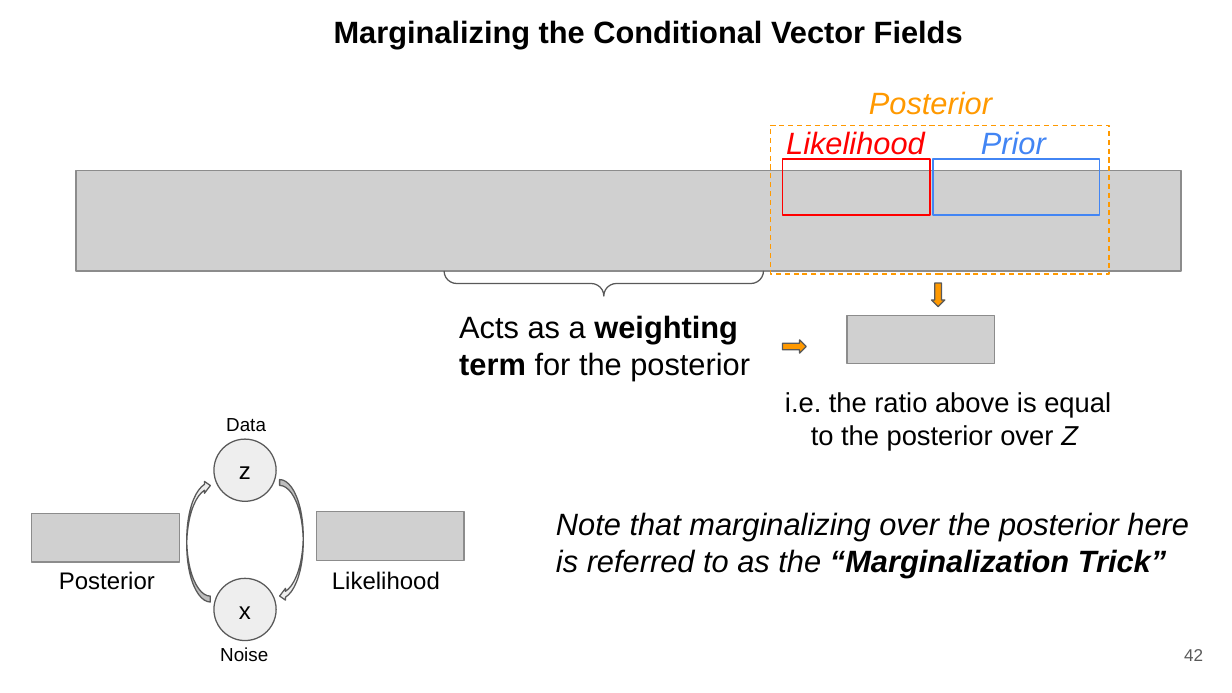
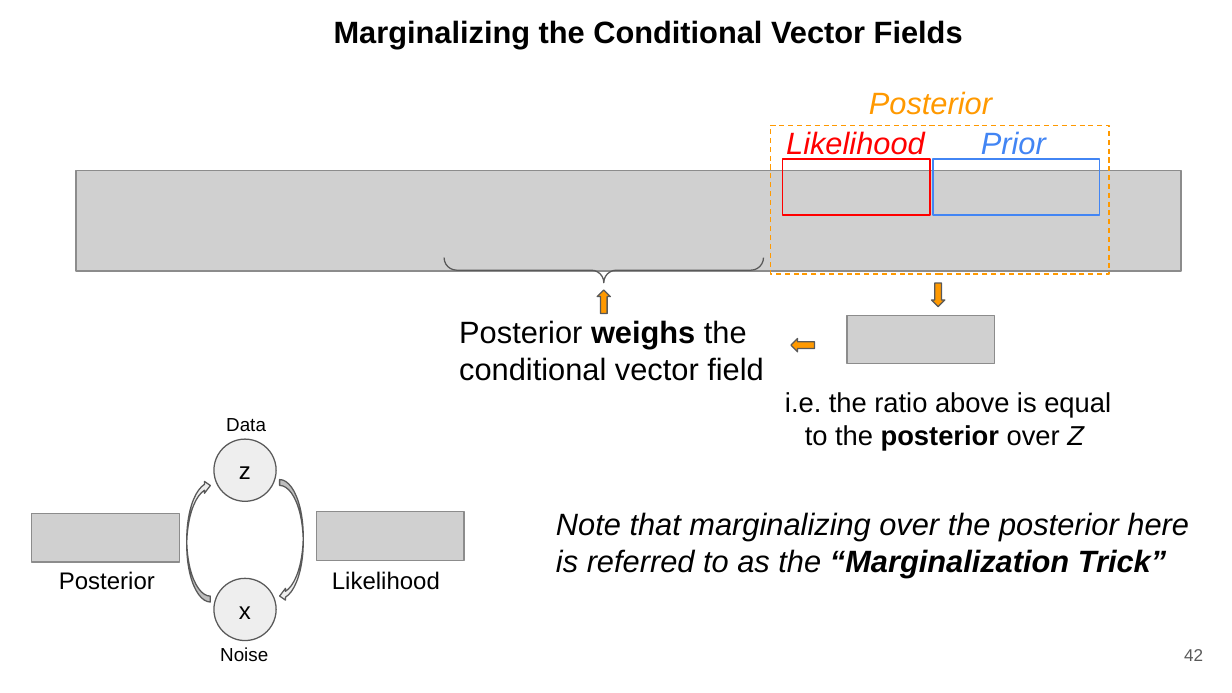
Before and after one commit to ducspe/DCPresentations, a slide deck: slide 42 of UnderstandingDiffusion/UnderstandingDiffusion.pptx. Drawn at 1232x693 pixels with LibreOffice and Linux fonts; fonts in the diff are those of the drawing; grey boxes stand for pictures. Boxes give left, top, right and bottom in pixels: in the first picture for what was removed or moved away, otherwise in the second. Text is boxed around its words. In the diff, an @@ line names an element or a change of style, - is before the commit and + after.

```diff
--- a/UnderstandingDiffusion/UnderstandingDiffusion.pptx
+++ b/UnderstandingDiffusion/UnderstandingDiffusion.pptx
@@ left brace: place and size @@
-left brace at bbox=[444, 270, 763, 295]
+left brace at bbox=[444, 258, 763, 283]
@@ down arrow added at bbox=[598, 290, 611, 313], fill #FF9900, outline #595959 0.75 pt @@
@@ text at bbox=[459, 320, 763, 381]: text changed @@
-Acts as a weighting term for the posterior
+Posterior weighs the conditional vector field
@@ down arrow at bbox=[791, 339, 814, 352]: rotation 270 to 90 degrees @@
@@ text "i.e. the ratio above is ..." at bbox=[785, 392, 1111, 450]: bold on in "posterior" @@
```
Also in this commit, not shown: 6 other slides changed, 10 other files.
